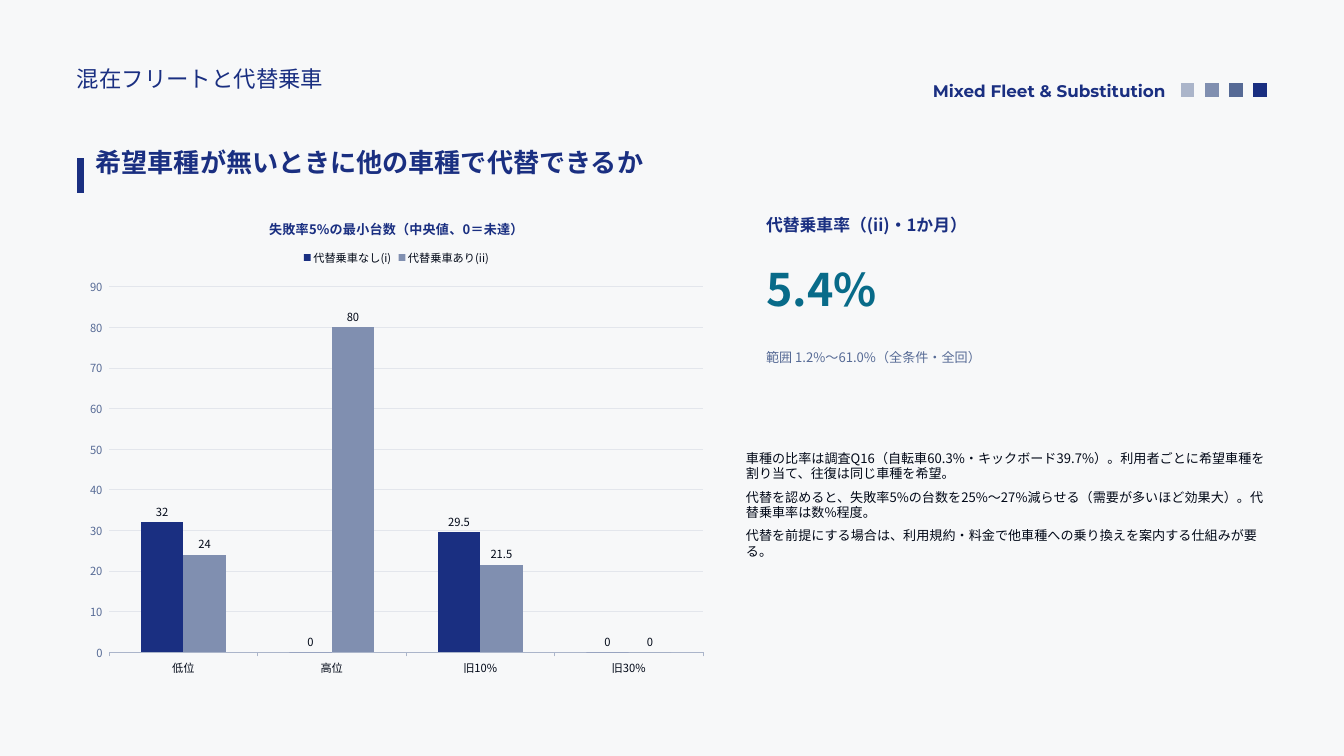
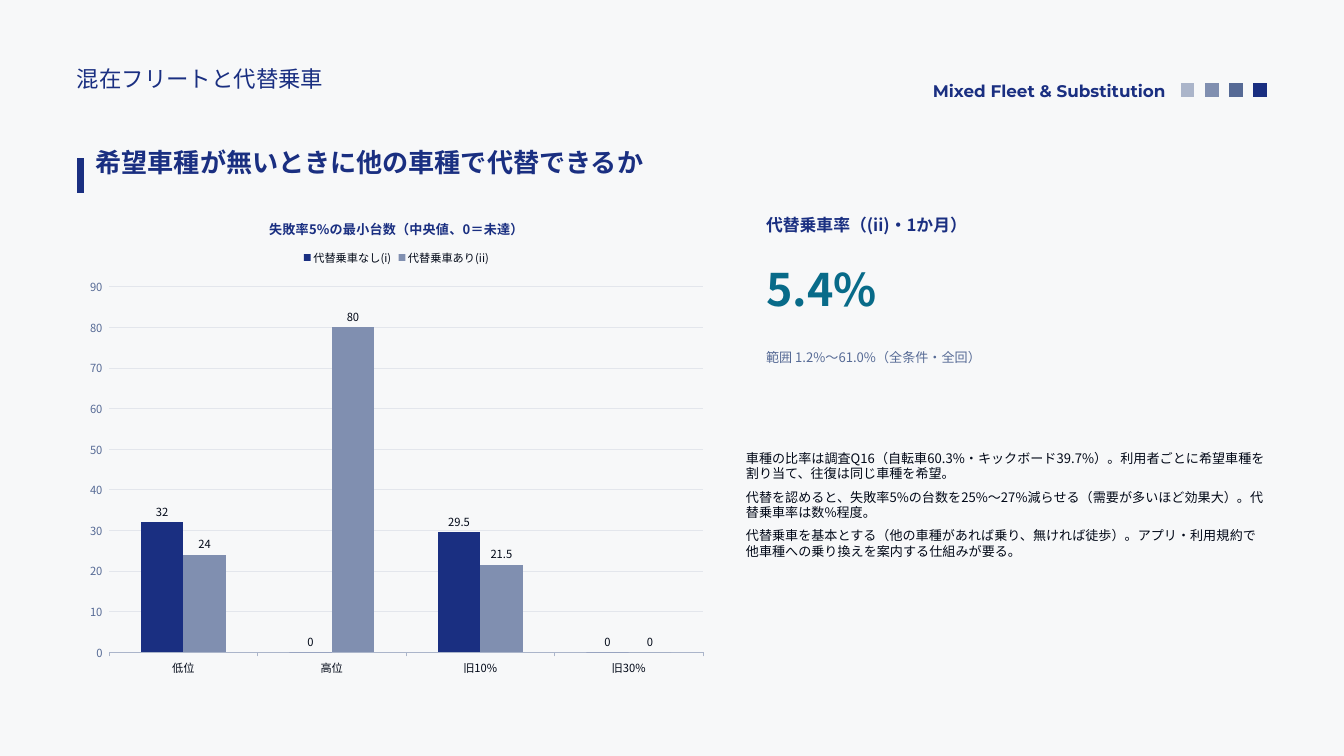
Before and after one commit to saigaeno-cmd/mikuri_sim, a slide deck: slide 9 of data/output/study/報告_モビリティシェア検討.pptx. Drawn at 1344x756 pixels with LibreOffice and Linux fonts; fonts in the diff are those of the drawing. Boxes give left, top, right and bottom in pixels: in the first picture for what was removed or moved away, otherwise in the second. Text is boxed around its words. In the diff, an @@ line names an element or a change of style, - is before the commit and + after.

```diff
--- a/data/output/study/報告_モビリティシェア検討.pptx
+++ b/data/output/study/報告_モビリティシェア検討.pptx
@@ text at bbox=[746, 529, 1256, 557]: text changed @@
-代替を前提にする場合は、利用規約・料金で他車種への乗り換えを案内する仕組みが要る。
+代替乗車を基本とする（他の車種があれば乗り、無ければ徒歩）。アプリ・利用規約で他車種への乗り換えを案内する仕組みが要る。
```
Also in this commit, not shown: 15 other slides changed, 6 other files.
